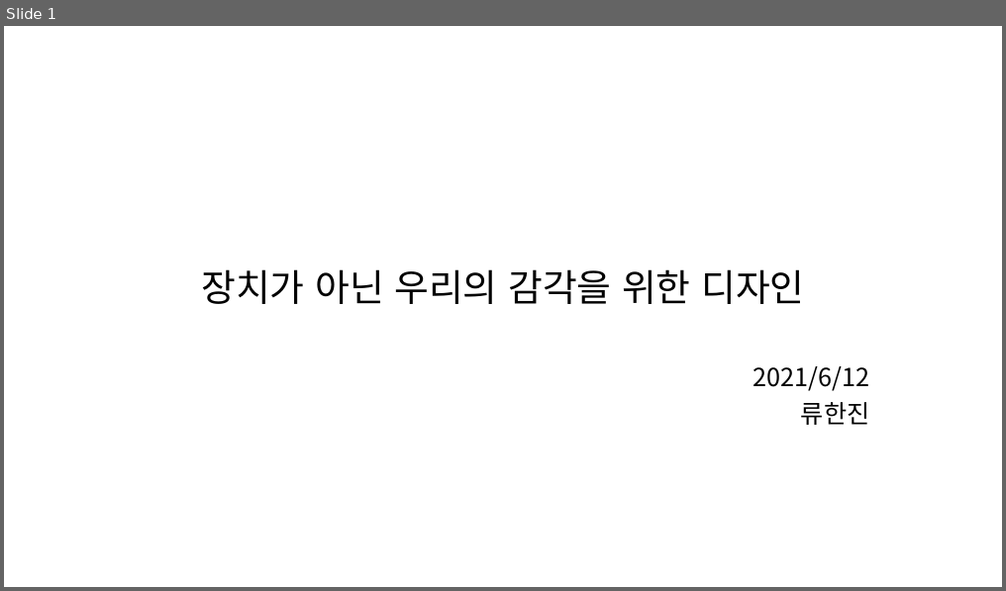
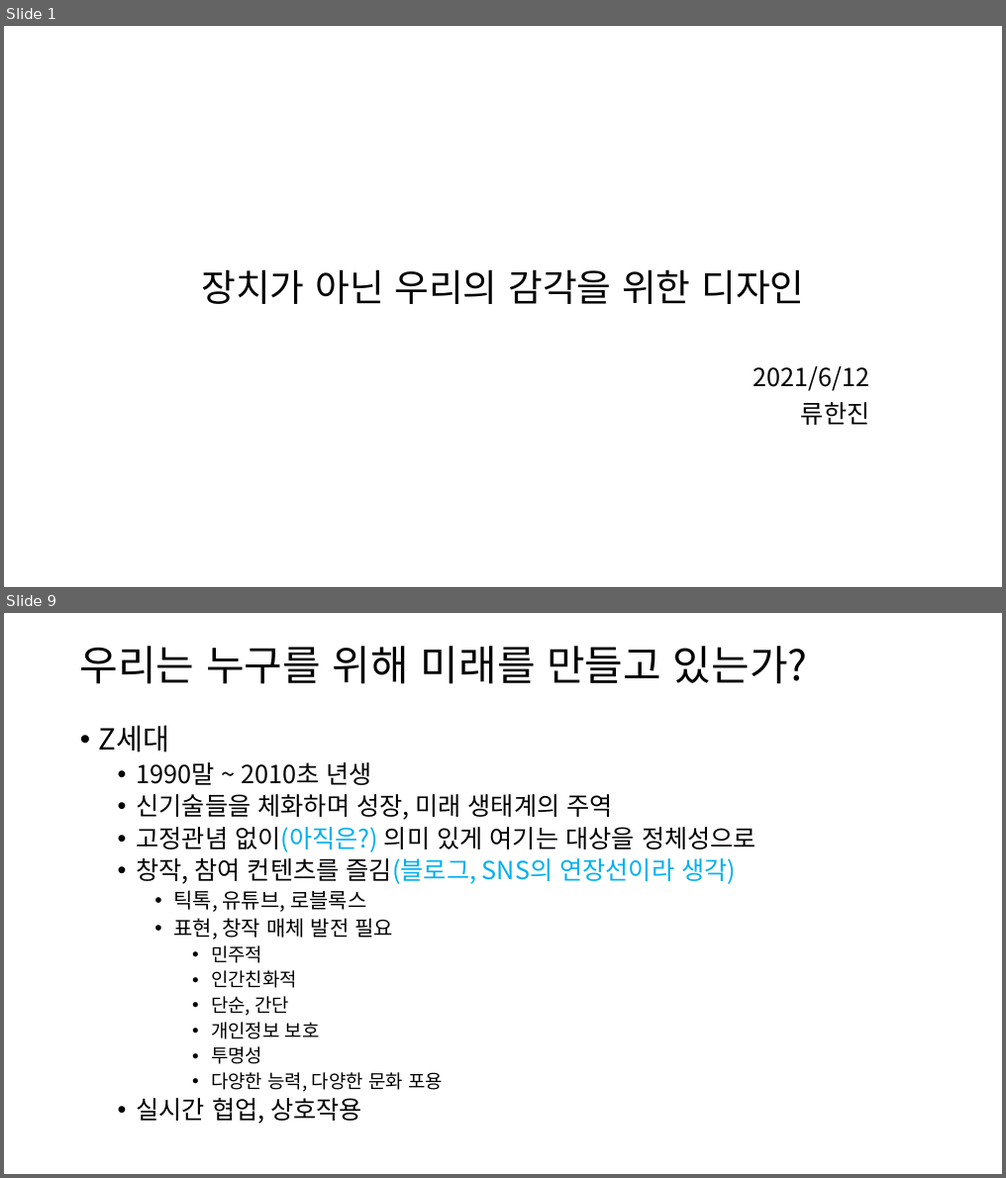
Before and after one commit to Niiok/inha_2021, a slide deck: Saturday/June12.pptm. Shown one above the other, each under a label of ours: slide 1 before the commit, slides 1 and 9 after it; the slides between them are not shown. The pictures are 1006x591 and 1006x1178 pixels, drawn with LibreOffice and Linux fonts; fonts in the diff are those of the drawing. Boxes give left, top, right and bottom in pixels: in the first picture for what was removed or moved away, otherwise in the second. Text is boxed around its words. In the diff, an @@ line names an element or a change of style, - is before the commit and + after.

```diff
--- a/Saturday/June12.pptm
+++ b/Saturday/June12.pptm
@@ slide 9 added at box(4, 613, 1002, 1174), background #FFFFFF @@
@@ title added at box(80, 646, 808, 684), 40 pt, text #000000 @@
+우리는 누구를 위해 미래를 만들고 있는가?
@@ text added at box(99, 725, 756, 1124), 24 pt, text #000000 @@
+• Z세대
+  • 1990말 ~ 2010초 년생
+  • 신기술들을 체화하며 성장, 미래 생태계의 주역
+  • 고정관념 없이(아직은?) 의미 있게 여기는 대상을 정체성으로
+  • 창작, 참여 컨텐츠를 즐김(블로그, SNS의 연장선이라 생각)
+    • 틱톡, 유튜브, 로블록스
+    • 표현, 창작 매체 발전 필요
+      • 민주적
+      • 인간친화적
+      • 단순, 간단
+      • 개인정보 보호
+      • 투명성
+      • 다양한 능력, 다양한 문화 포용
+  • 실시간 협업, 상호작용
```
Also in this commit, not shown: 3 slides changed, 19 other slides added, 1 slide removed, 1 other file.
